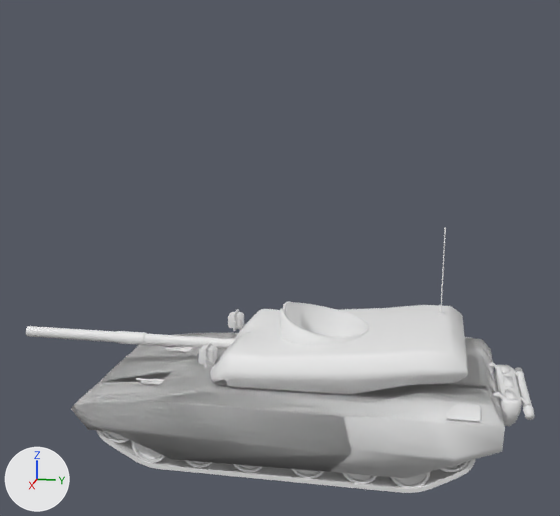
An edit to the FBX model Assets/Models/Tank 1.fbx, drawn before and after from the same camera.
Rendered twice from a 50 mm camera at (16.28, 2.64, 8.3) aimed at (-0.01, -0.62, 4.22). Arrows for +X, +Y and +Z are at lower left; the lights stay in place. Materials are left out; every surface is plain grey. Where no turn or scale is listed for an object, it has been applied to the vertices. Vertices at the same position are counted once.

The older version as bpy lines, for what is in view:
```python
me_cube_001 = bpy.data.meshes.new('Cube.001')
me_cube_001.from_pydata(...)  # 1239 vertices, 1110 faces; spans x -1.82..1.82, y -2.11..3.44, z 1.76..4.87
# faces by material slot: [864, 244, 2]
me_cube_001.materials.append(mat_bodymetal)
me_cube_001.materials.append(mat_darkmetal)
me_cube_001.materials.append(mat_lights)
me_cube_005 = bpy.data.meshes.new('Cube.005')
me_cube_005.from_pydata(...)  # 3520 vertices, 3280 faces; spans x 1.31..2.08, y -4.22..3.68, z 0.0..1.47
# faces by material slot: [448, 2832]
me_cube_005.materials.append(mat_treads)
me_cube_005.materials.append(mat_wheels)
me_cube_010 = bpy.data.meshes.new('Cube.010')
me_cube_010.from_pydata(...)  # 256 vertices, 226 faces; spans x -0.15..0.15, y -5.73..0.0, z -0.04..0.26
me_cube_010.materials.append(mat_bodymetal_001)
me_t_90a_elements_of_war__009 = bpy.data.meshes.new('t-90a(Elements_of_war).009')
me_t_90a_elements_of_war__009.from_pydata(...)  # 1718 vertices, 1650 faces; spans x -2.19..2.19, y -9.1..0.43, z -1.18..0.5
# faces by material slot: [872, 112, 576, 54, 36]
me_t_90a_elements_of_war__009.materials.append(mat_bodymetal)
me_t_90a_elements_of_war__009.materials.append(mat_darkmetal)
me_t_90a_elements_of_war__009.materials.append(mat_bodymetal_001)
me_t_90a_elements_of_war__009.materials.append(mat_box)
me_t_90a_elements_of_war__009.materials.append(mat_vents)
ob_cannon = bpy.data.objects.new('Cannon', me_cube_010)
ob_cannon.location = (0.0, -1.08, 2.01)
ob_tankbody = bpy.data.objects.new('TankBody', me_t_90a_elements_of_war__009)
ob_tankbody.location = (0.0, 4.4, 1.5)
ob_tanktreads_l = bpy.data.objects.new('TankTreads_L', me_cube_005)
ob_tanktreads_l.location = (0.0, 0.0, 0.0)
ob_turretbody = bpy.data.objects.new('TurretBody', me_cube_001)
ob_turretbody.location = (0.0, 0.0, 0.0)
```
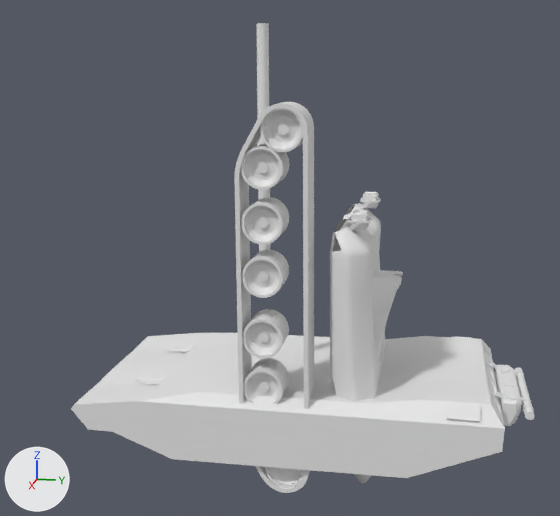
Where the newer file only moved an object's origin or applied its transform, the numbers keep the older frame.

What changed in the scene script:
```text
Change me_cube_001:
    where me_cube_001.from_pydata(...)  # 1239 vertices, 1110 faces; spans x -1.82..1.82, y -2.11..3.44, z 1.76..4.87
    used by ob_turretbody; location = (0.0, 0.0, 0.0)
    me_cube_001 part 4: the whole mesh is turned -90 degrees about the x axis through the mesh origin
Change me_t_90a_elements_of_war__009:
    used by ob_tankbody; location = (0.0, 4.4, 1.5)
    remove me_t_90a_elements_of_war__009.from_pydata(...)  # 1718 vertices, 1650 faces; spans x -2.19..2.19, y -9.1..0.43, z -1.18..0.5
    add me_t_90a_elements_of_war__009.from_pydata(...)  # 1234 vertices, 1162 faces; spans x -2.19..2.19, y -9.1..0.43, z -1.18..0.5
    me_t_90a_elements_of_war__009 part 2: 28 vertices moved within x 1.09..1.12, y -7.92..-7.66, z 0.01..0.04; 460 vertices removed from x -2.19..2.19, y -9.1..0.42, z -1.11..0.5
Change me_cube_005:
    where me_cube_005.from_pydata(...)  # 3520 vertices, 3280 faces; spans x 1.31..2.08, y -4.22..3.68, z 0.0..1.47
    used by ob_tanktreads_l; location = (0.0, 0.0, 0.0)
    me_cube_005 part 3: the whole mesh is turned -90 degrees about the x axis through the mesh origin
Change me_cube_010:
    where me_cube_010.from_pydata(...)  # 256 vertices, 226 faces; spans x -0.15..0.15, y -5.73..0.0, z -0.04..0.26
    used by ob_cannon; location = (0.0, -1.08, 2.01)
    me_cube_010 part 1: the whole mesh is turned -90 degrees about the x axis through the mesh origin
Change ob_turretbody:
    ob_turretbody.location: (0.0, 0.0, 0.0) -> (0.0, -1.08, 3.43)
Change ob_tanktreads_l:
    ob_tanktreads_l.location: (0.0, 0.0, 0.0) -> (0.0, -1.08, 3.43)
Change ob_cannon:
    ob_cannon.location: (0.0, -1.08, 2.01) -> (0.0, -1.08, 3.43)
```

Changed parts and their boxes (x1, y1, x2, y2) in the pictures (560 x 516 px):
'TurretBody', mesh turned, moved
    before: (198, 228, 468, 395)
    after: (330, 192, 403, 484)
'TankTreads_L', mesh turned, moved
    before: (96, 430, 476, 493)
    after: (234, 102, 314, 493)
'Cannon', mesh turned, moved
    before: (26, 326, 236, 350)
    after: (256, 23, 270, 252)
part 2 of me_t_90a_elements_of_war__009, cut back
    before: (71, 333, 531, 478)
    after: (145, 381, 154, 383)
